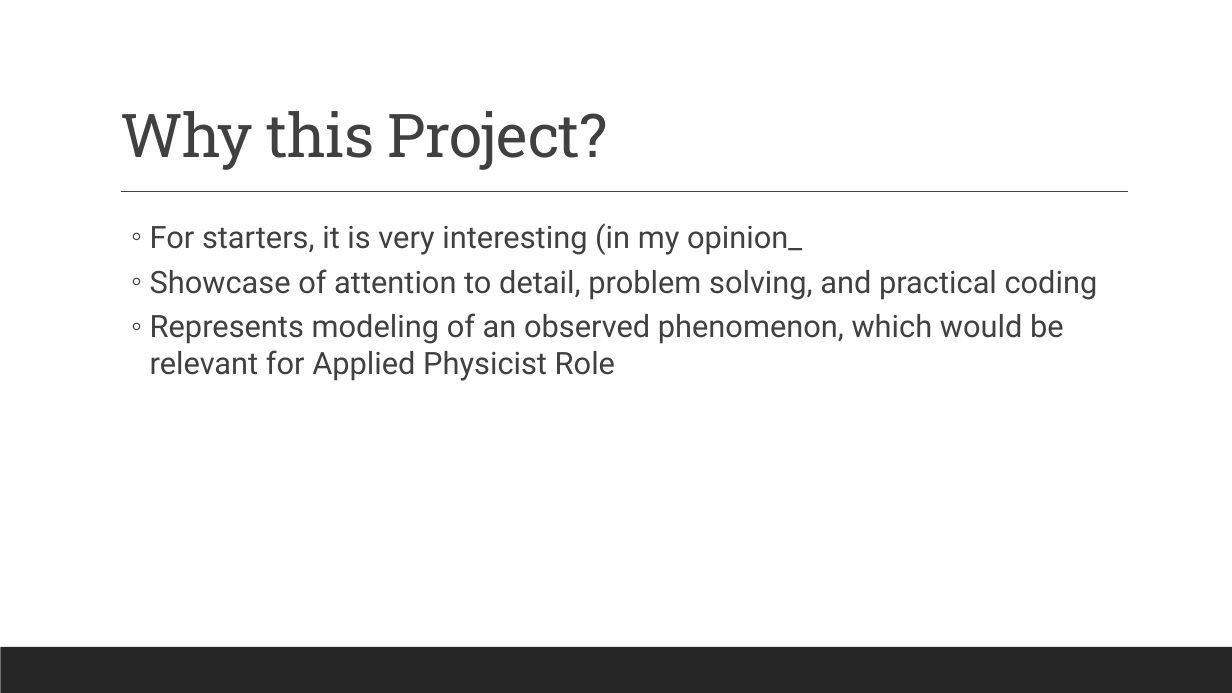
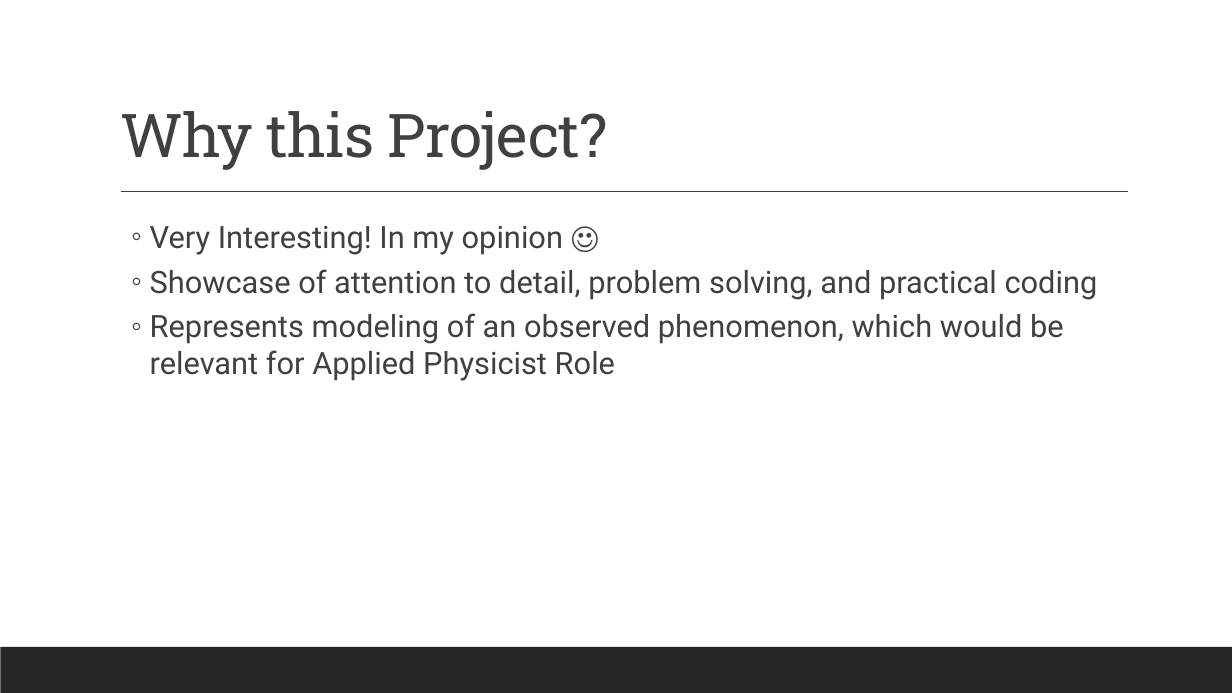
Before and after one commit to aronjschwartz/RSA_Encryption, a slide deck: slide 2 of RSA_Presentations/RSA_Research_Presentation_AronSchwartz.pptx. Drawn at 1232x693 pixels with LibreOffice and Linux fonts; fonts in the diff are those of the drawing. Boxes give left, top, right and bottom in pixels: in the first picture for what was removed or moved away, otherwise in the second. Text is boxed around its words. In the diff, an @@ line names an element or a change of style, - is before the commit and + after.

```diff
--- a/RSA_Presentations/RSA_Research_Presentation_AronSchwartz.pptx
+++ b/RSA_Presentations/RSA_Research_Presentation_AronSchwartz.pptx
@@ text at <box>150,226,563,255</box>: text changed @@
-  ◦ For starters, it is very interesting (in my opinion_
+  ◦ Very Interesting! In my opinion ☺
```
Also in this commit, not shown: 10 other slides changed.
